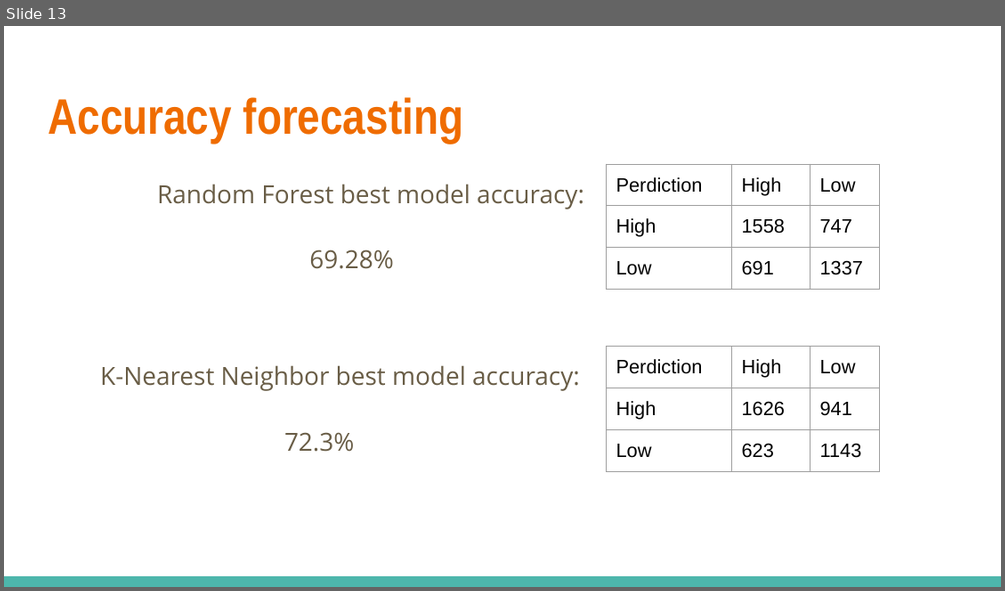
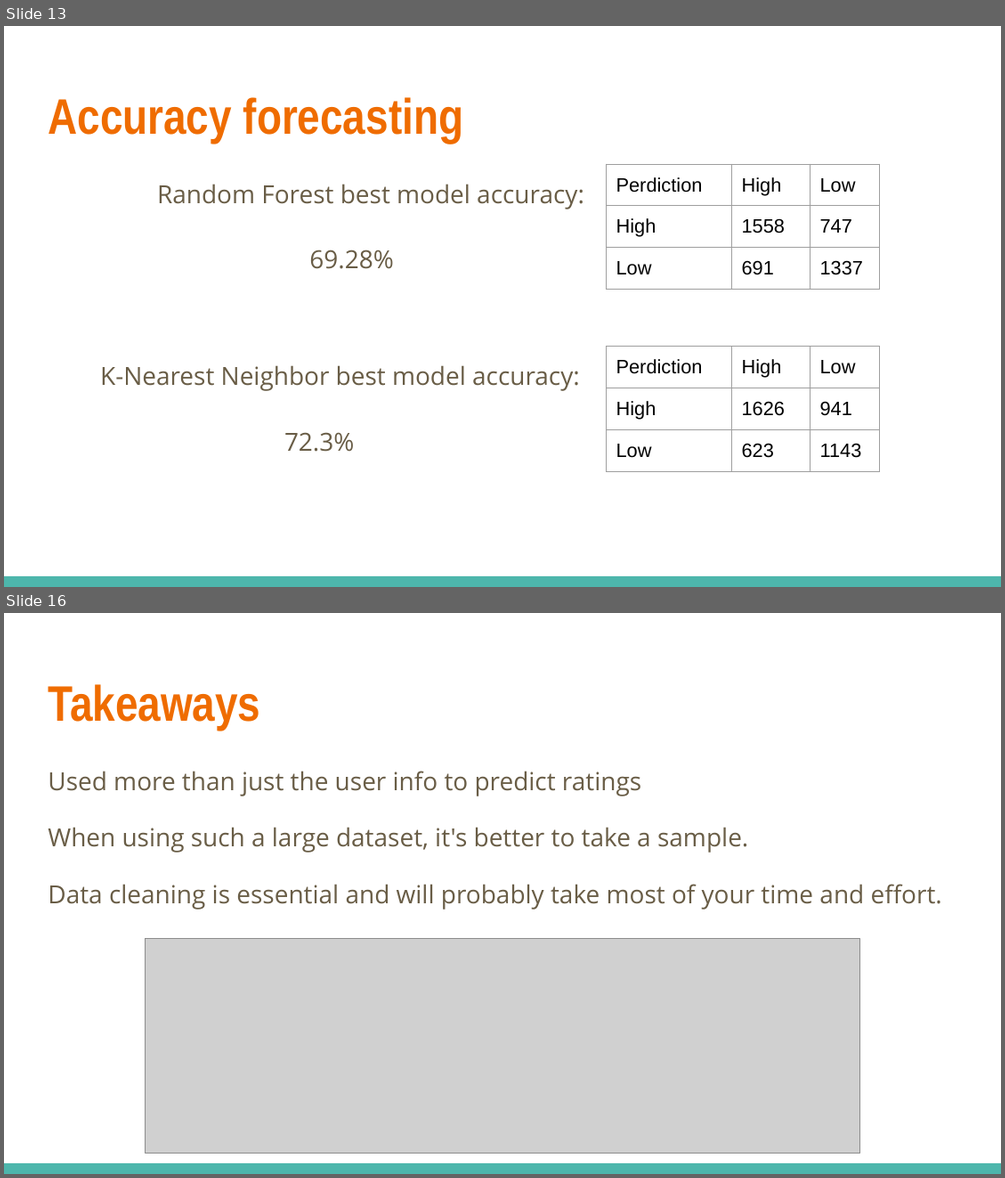
Before and after one commit to hepgon1/summerProject, a slide deck: Anime Predictions.pptx. Shown one above the other, each under a label of ours: slide 13 before the commit, slides 13 and 16 after it; the slides between them are not shown. The pictures are 1005x591 and 1005x1178 pixels, drawn with LibreOffice and Linux fonts; fonts in the diff are those of the drawing; grey boxes stand for pictures. Boxes give left, top, right and bottom in pixels: in the first picture for what was removed or moved away, otherwise in the second. Text is boxed around its words. In the diff, an @@ line names an element or a change of style, - is before the commit and + after.

```diff
--- a/Anime Predictions.pptx
+++ b/Anime Predictions.pptx
@@ slide 16 added at <box>4,613,1001,1174</box>, background #FFFFFF; not listed: 1 template element that a slide beside it also shows @@
@@ title added at <box>48,684,260,730</box>, 36 pt, text #EF6C00, bold @@
+Takeaways
@@ text added at <box>48,771,942,909</box>, 18 pt, text #695D46 @@
+Used more than just the user info to predict ratings
+When using such a large dataset, it's better to take a sample.
+Data cleaning is essential and will probably take most of your time and effort.
@@ picture added at <box>145,938,859,1152</box> @@
```
Also in this commit, not shown: 6 slides changed, 3 other slides added, 1 slide removed.
